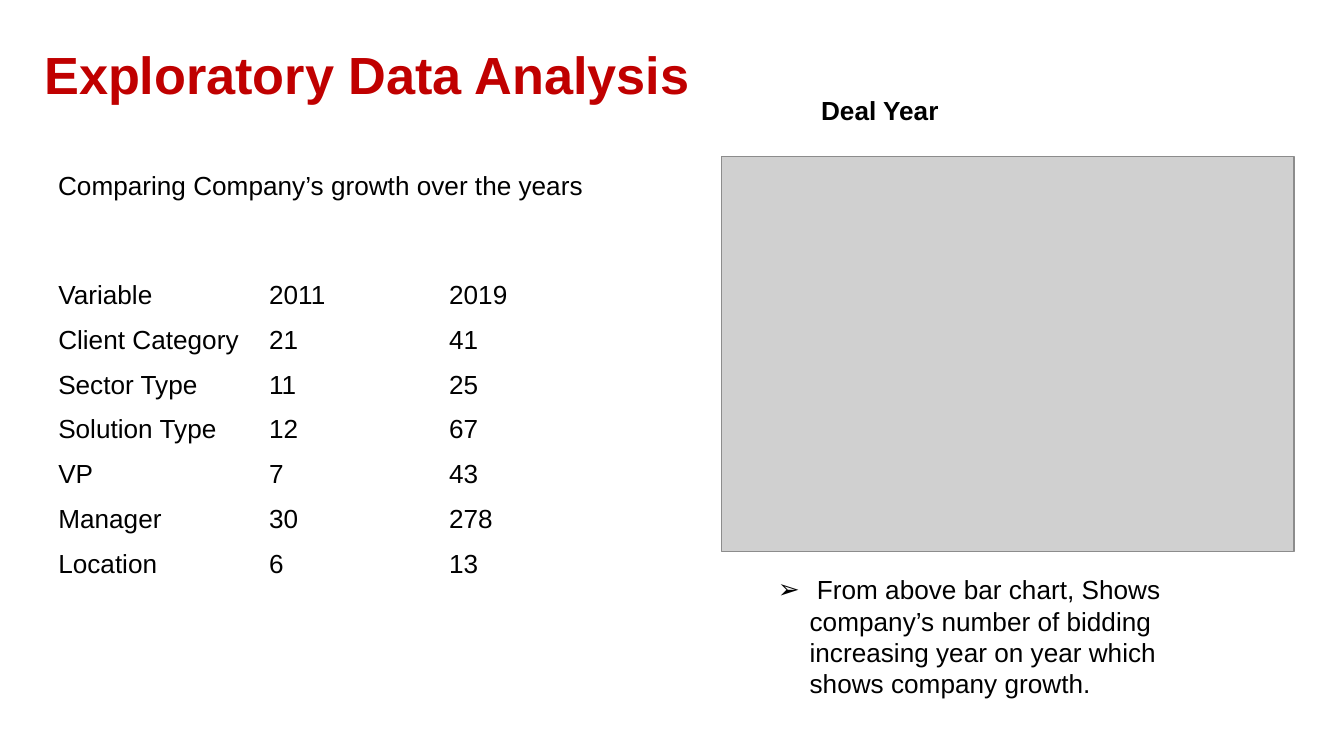
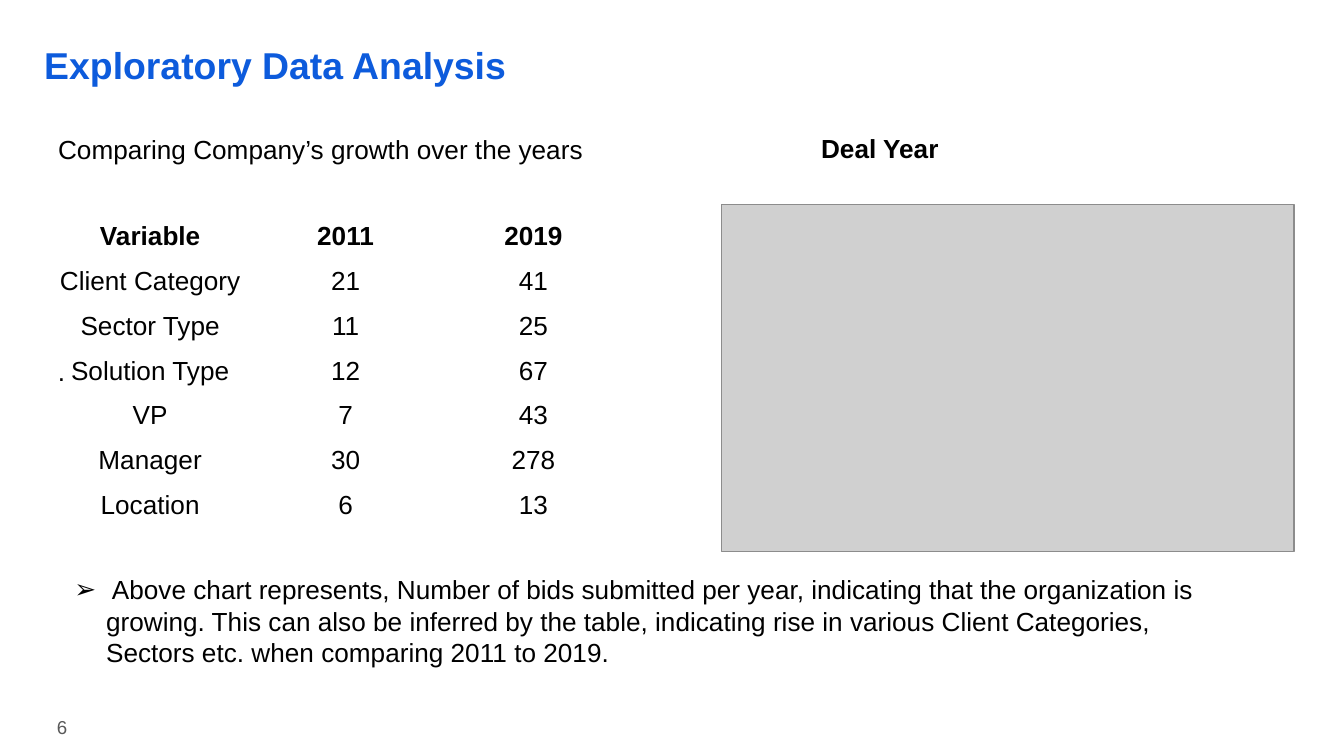
Before and after one commit to imkushwaha/Win_Prediction_Analytics, a slide deck: slide 6 of Presentation_Report.pptx. Drawn at 1344x756 pixels with LibreOffice and Linux fonts; fonts in the diff are those of the drawing; grey boxes stand for pictures; background and template pictures are left out. Boxes give left, top, right and bottom in pixels: in the first picture for what was removed or moved away, otherwise in the second. Text is boxed around its words. In the diff, an @@ line names an element or a change of style, - is before the commit and + after.

```diff
--- a/Presentation_Report.pptx
+++ b/Presentation_Report.pptx
@@ text "Exploratory Data Analysis" at box(44, 52, 506, 87): size 28 to 20 pt, text colour #C00000 to #0D5BDC @@
@@ text "Comparing Company’s growth over the ...": place and size @@
-text "Comparing Company’s growth over the ..." at box(58, 176, 583, 200)
+text "Comparing Company’s growth over the ..." at box(58, 140, 583, 165)
@@ text "Deal Year": place and size @@
-text "Deal Year" at box(821, 101, 938, 121)
+text "Deal Year" at box(821, 139, 938, 159)
@@ picture: place and size @@
-picture at box(722, 156, 1294, 551)
+picture at box(722, 204, 1294, 551)
@@ table at box(44, 215, 630, 528) @@
@@ bold on in "Variable", "2011", "2019" @@
@@ alignment left to centre @@
@@ table: place and size @@
-table at box(44, 274, 630, 587)
+table at box(44, 215, 630, 528)
@@ text at box(106, 580, 1193, 668): text changed @@
-➢ From above bar chart, Shows company’s number of bidding increasing year on year which shows company growth.
+➢ Above chart represents, Number of bids submitted per year, indicating that the organization is growing. This can also be inferred by the table, indicating rise in various Client Categories, Sectors etc. when comparing 2011 to 2019.
@@ page number added at box(57, 721, 67, 734), 10 pt, text #595959 @@
+6
```
Also in this commit, not shown: 12 other slides changed, 3 slides added, 3 slides removed, 1 other file.
